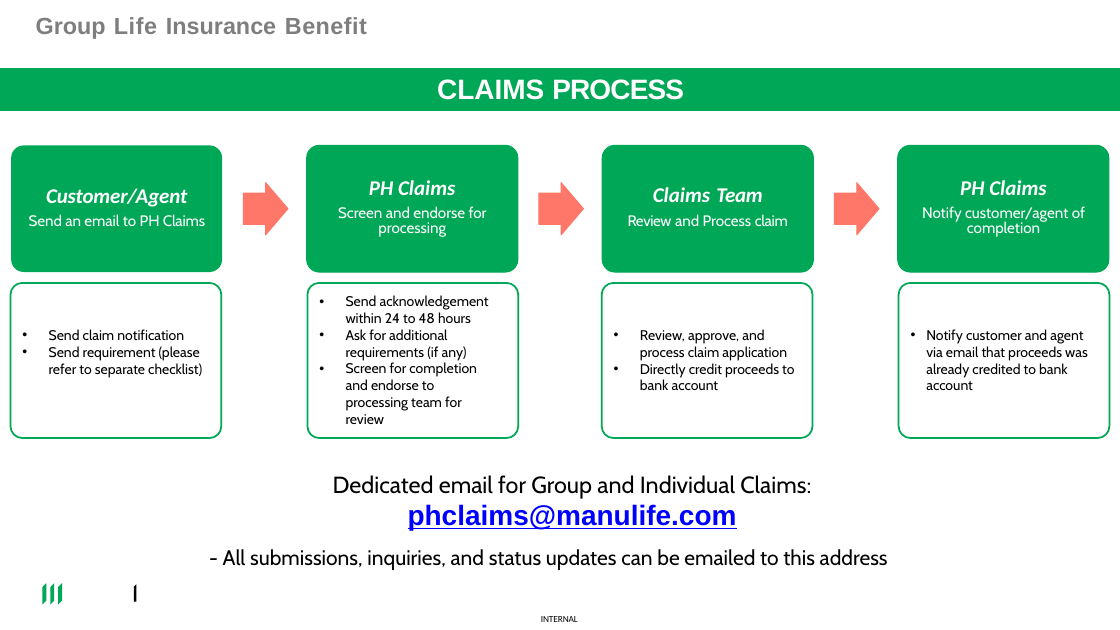
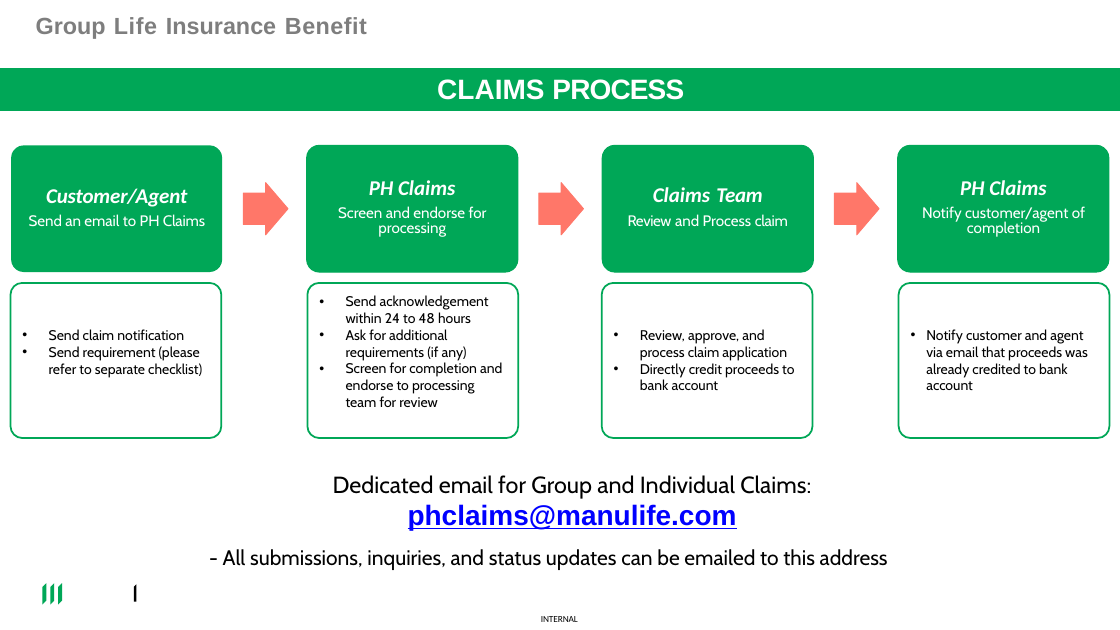
Before and after one commit to fogit-hd/NHOP, a slide deck: slide 24 of Data/AIPresenter/Input/pptx_file_here/FPT SOFTWARE PHILIPPINES CORP_2026_031926 .pptx. Drawn at 1120x630 pixels with LibreOffice and Linux fonts; fonts in the diff are those of the drawing; background and template pictures are left out. Boxes give left, top, right and bottom in pixels: in the first picture for what was removed or moved away, otherwise in the second. Text is boxed around its words. In the diff, an @@ line names an element or a change of style, - is before the commit and + after.

```diff
--- a/Data/AIPresenter/Input/pptx_file_here/FPT SOFTWARE PHILIPPINES CORP_2026_031926 .pptx
+++ b/Data/AIPresenter/Input/pptx_file_here/FPT SOFTWARE PHILIPPINES CORP_2026_031926 .pptx
@@ text "Send acknowledgement within 24 to ..." rewrapped from (346,295,489,424) to (346,295,502,407) @@
```
Also in this commit, not shown: 26 other slides changed, 39 other files.
